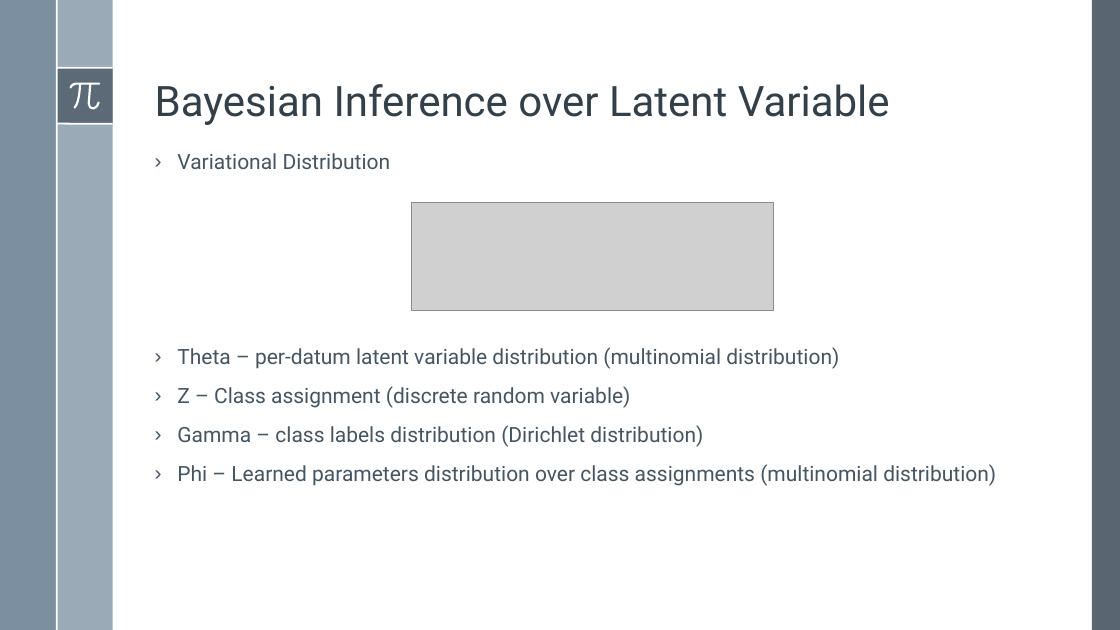
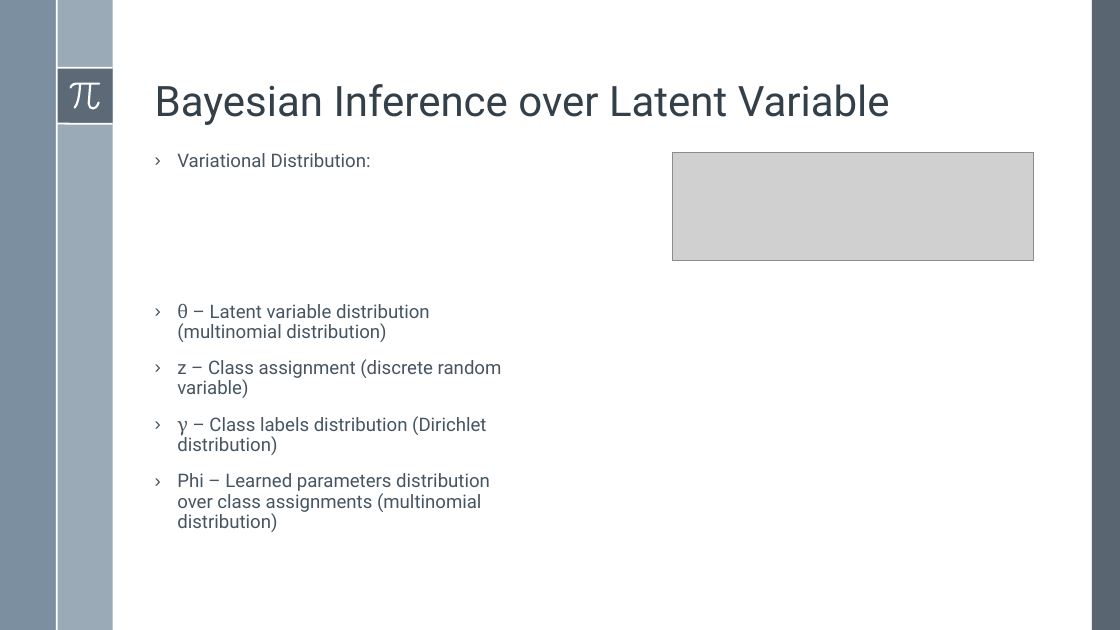
Before and after one commit to BardiaMojra/presentations, a slide deck: slide 7 of unified_probabilistic_deep_continual_learning_through_generative_replay_and_open_set_recognition/presentation.odp. Drawn at 1120x630 pixels with LibreOffice and Linux fonts; fonts in the diff are those of the drawing; grey boxes stand for pictures; background and template pictures are left out. Boxes give left, top, right and bottom in pixels: in the first picture for what was removed or moved away, otherwise in the second. Text is boxed around its words. In the diff, an @@ line names an element or a change of style, - is before the commit and + after.

```diff
--- a/unified_probabilistic_deep_continual_learning_through_generative_replay_and_open_set_recognition/presentation.odp
+++ b/unified_probabilistic_deep_continual_learning_through_generative_replay_and_open_set_recognition/presentation.odp
@@ text at (177,153,502,455): text changed; size 18 to 16 pt @@
-› Variational Distribution
-› Theta – per-datum latent variable distribution (multinomial distribution)
-› Z – Class assignment (discrete random variable)
-› Gamma – class labels distribution (Dirichlet distribution)
+› Variational Distribution:
+› θ – Latent variable distribution (multinomial distribution)
+› z – Class assignment (discrete random variable)
+› γ – Class labels distribution (Dirichlet distribution)
@@ picture: place and size @@
-picture at (412,202,773,311)
+picture at (672,152,1033,260)
@@ text at (177,473,490,532): size 18 to 16 pt in "Phi – Learned parameters distribution over class ..." @@
```
Also in this commit, not shown: 4 other slides changed, 3 slides added, 1 slide removed, 1 other file.
